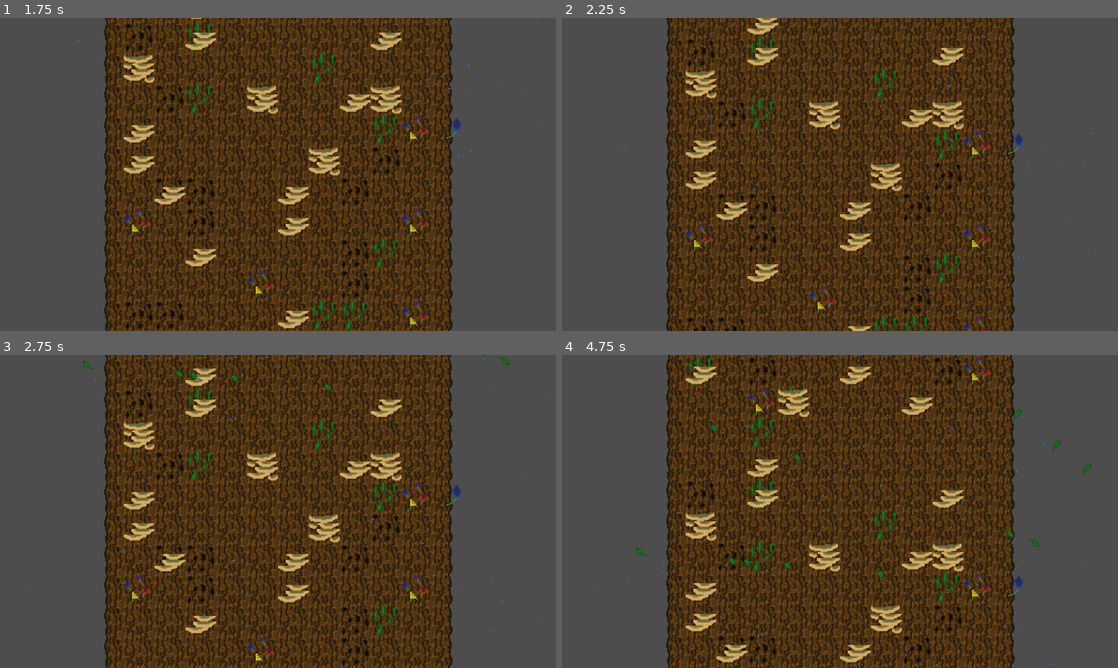
Above: before the commit, frames 1-4 (two rows, left to right).
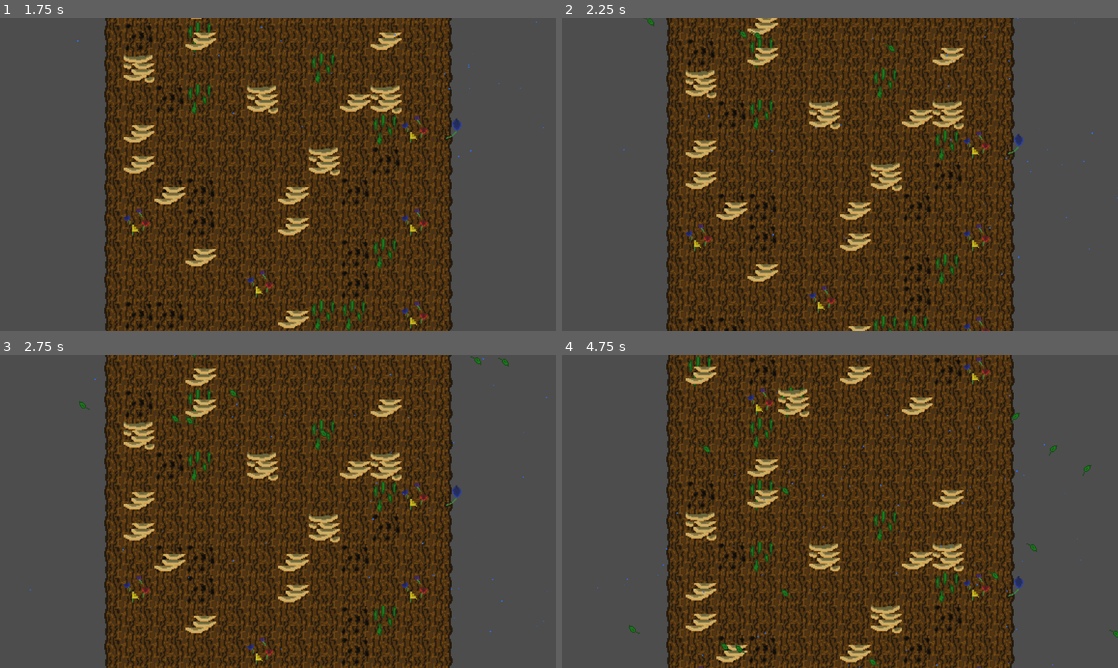
Above: after the commit, the same moments.

Repository: Team-Goose/brackeys-12-game-jam
Game: Godot game, scene res://game.tscn
The game is run twice, just before and just after one commit, with the same random seed, the same clock (stepped at 60 frames per second) and the same inputs.
Inputs (mouse positions are in pixels of both pictures, inside the frame that each line leads up to):
- Up to frame 1 (1.75 s): click "Play!" at 0.5 s; tap Enter at 1.25 s; move the mouse to (105, 315) at 1.27 s; press the mouse at (105, 315) at 1.28 s; hold Right (right) from 1.28 s (still down)
- Up to frame 2 (2.25 s): move the mouse to (667, 284) at 2.02 s; release Right (right) at 2.03 s; release the mouse at (667, 284) at 2.03 s; hold Left (left) from 2.03 s (still down); right-click (667, 284) at 2.1 s; click (667, 284) at 2.17 s
- Up to frame 3 (2.75 s): keep holding Left (left)
- Up to frame 4 (4.75 s): move the mouse to (667, 621) at 2.77 s; release Left (left) at 2.78 s; press the mouse at (667, 621) at 2.78 s; hold Right (right) 2.78-4.28 s; move the mouse to (667, 621) at 3.52 s; release the mouse at (667, 621) at 3.53 s; right-click (667, 621) at 3.6 s; click (667, 621) at 3.67 s; move the mouse to (667, 621) at 4.27 s; press the mouse at (667, 621) at 4.28 s; hold Left (left) from 4.28 s (still down)

Frame 1 is identical in both runs. In frame 2, less than 0.1% of the frame differs, in the area x 14-60%, y 0-12%; in frame 3, 0.3%; in frame 4, 0.5%, in the area x 12-100%, y 17-100%.

Commit message:
oops forgor to save a couple things

Diff:
--- a/scenes/rain_particles.tscn
+++ b/scenes/rain_particles.tscn
@@ -1,25 +1,6 @@
-[gd_scene load_steps=5 format=3 uid="uid://bsiiituya3btt"]
+[gd_scene load_steps=2 format=3 uid="uid://bsiiituya3btt"]
 
 [ext_resource type="Script" path="res://scripts/rain_particles.gd" id="1_w5yrw"]
-
-[sub_resource type="ParticleProcessMaterial" id="ParticleProcessMaterial_0ri2l"]
-particle_flag_disable_z = true
-emission_shape = 3
-emission_box_extents = Vector3(661, 1, 1)
-direction = Vector3(0, 1, 0)
-spread = 0.0
-initial_velocity_min = 100.0
-initial_velocity_max = 500.0
-gravity = Vector3(0, 0, 0)
-scale_max = 2.0
-
-[sub_resource type="Gradient" id="Gradient_ukgu4"]
-colors = PackedColorArray(0, 0.34902, 0.792157, 1, 0, 0.34902, 0.792157, 1)
-
-[sub_resource type="GradientTexture2D" id="GradientTexture2D_n0v15"]
-gradient = SubResource("Gradient_ukgu4")
-width = 2
-height = 2
 
 [node name="RainParticles" type="Node2D"]
 script = ExtResource("1_w5yrw")
@@ -983,11 +964,3 @@
 angular_velocity_max = 100.0
 scale_amount_max = 3.0
 color = Color(0.156863, 0.447059, 1, 1)
-
-[node name="RainGPUParticle" type="GPUParticles2D" parent="."]
-visible = false
-amount = 50
-process_material = SubResource("ParticleProcessMaterial_0ri2l")
-texture = SubResource("GradientTexture2D_n0v15")
-lifetime = 6.0
-visibility_rect = Rect2(-100, -100, 200, 600)
--- a/scenes/swirling_leaf_particles.tscn
+++ b/scenes/swirling_leaf_particles.tscn
@@ -16,7 +16,7 @@
 direction = Vector3(0, 1, 0)
 spread = 0.0
 initial_velocity_min = 100.0
-initial_velocity_max = 100.0
+initial_velocity_max = 150.0
 gravity = Vector3(0, 0, 0)
 scale_min = 2.0
 scale_max = 2.0
